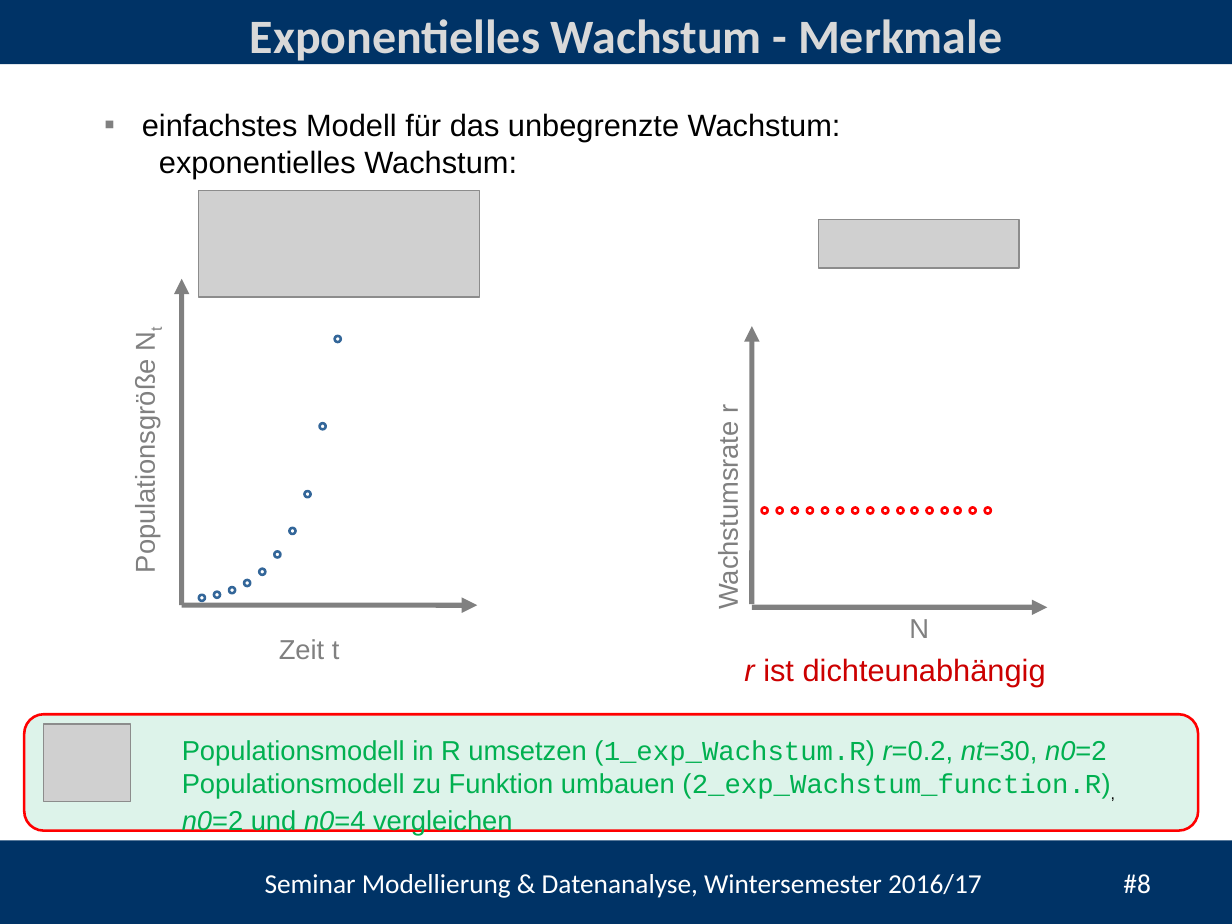
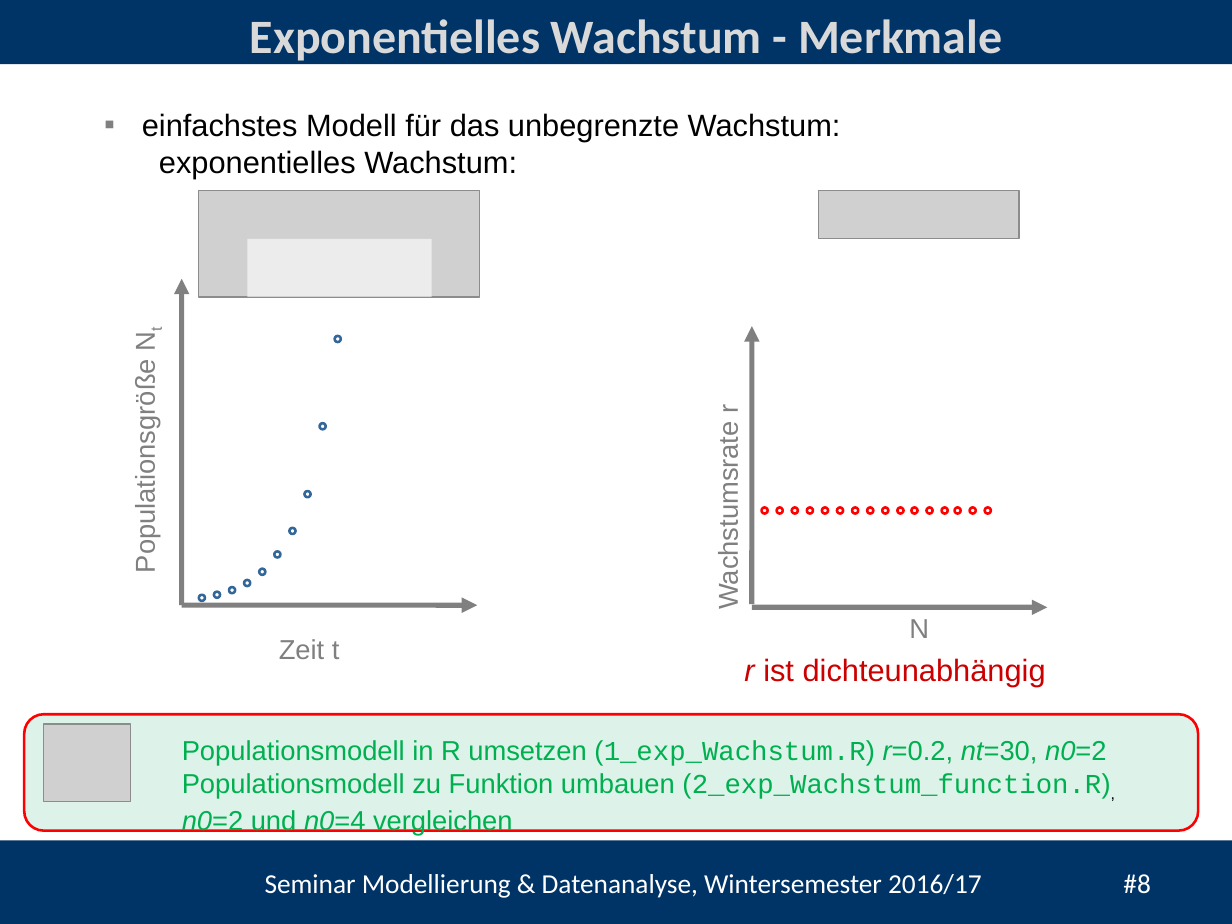
Before and after one commit to heistermann/Einf_Modellierung, a slide deck: slide 8 of Termin_2/Termin_2_Populationsmodelle.pptx. Drawn at 1232x924 pixels with LibreOffice and Linux fonts; fonts in the diff are those of the drawing; grey boxes stand for pictures; background and template pictures are left out. Boxes give left, top, right and bottom in pixels: in the first picture for what was removed or moved away, otherwise in the second. Text is boxed around its words. In the diff, an @@ line names an element or a change of style, - is before the commit and + after.

```diff
--- a/Termin_2/Termin_2_Populationsmodelle.pptx
+++ b/Termin_2/Termin_2_Populationsmodelle.pptx
@@ picture: place and size @@
-picture at [819, 219, 1019, 267]
+picture at [819, 191, 1019, 239]
@@ rectangle added at [248, 239, 432, 297], fill #FFFFFF at 61% opacity @@
```
Also in this commit, not shown: 7 other slides changed, 1 other file.
